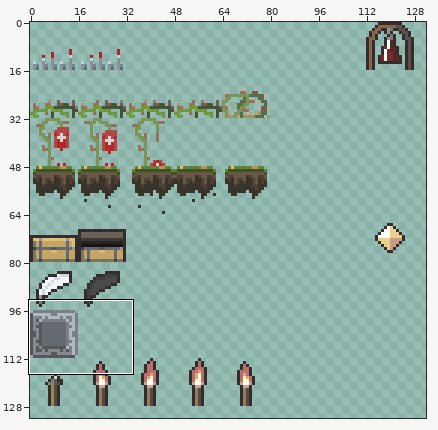
One commit to this sprite sheet: src/assets/img/Objects.png. The picture above shows the old version from afar; the outline marks the close-up.
Close-up. Before:
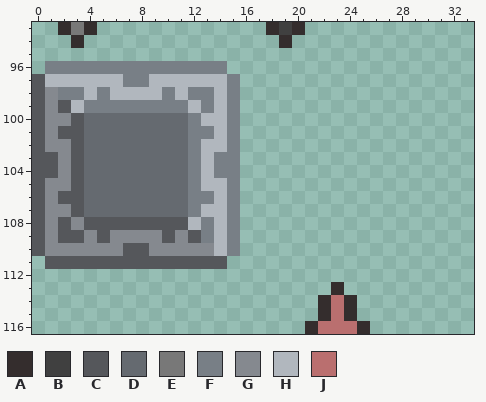
The file is 128x128 pixels. Colours within 5 levels of each other are drawn and written as one. Shown: x 0..33, y 93..116. The old version is drawn lined up with the new one, on the new canvas. The wide view leaves out empty margins.
Palette (. is transparent): A #342d2d  B #404040  C #55575b  D #656a70  E #787878  F #787f86  G #85898f  H #b1b7be  J #ba6f6f
Pixels before, first column x 0:
 93 ..AEA.............ABA.....
 94 ...A...............A......
 95 ..........................
 96 .FFFFFFFFFFFFFF...........
 97 CHHHHHHFFHHHHHHF..........
 98 CGFFHFHHHHFHFFHF..........
 99 CGCHFFFFFFFFHFHF..........
100 CGGCDDDDDDDDFHHF..........
101 CGCCDDDDDDDDFFHF..........
102 CGGCDDDDDDDDFHHF..........
103 CCGCDDDDDDDDFHFF..........
104 CCGCDDDDDDDDFHFF..........
105 CGGCDDDDDDDDFHHF..........
106 CGCCDDDDDDDDFFHF..........
107 CGGCDDDDDDDDFHHF..........
108 CGCGCCCCCCCCHFHF..........
109 CGCCGCGGGGCGCFHF..........
110 CGGGGGGCCGGGGGHF..........
111 .CCCCCCCCCCCCCC...........
112 ..........................
113 .......................A..
114 ......................AJA.
115 ......................AJA.
116 .....................AJJJA
Now the later version:
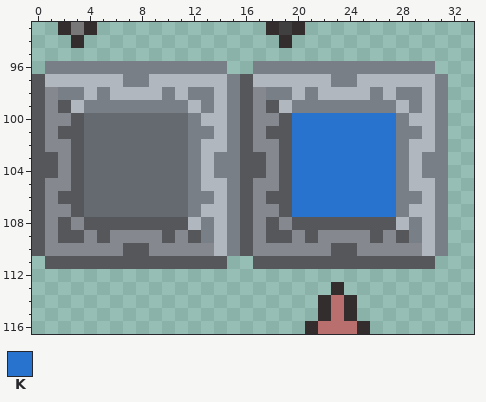
Colours new in this view: K #2873ce
The exact change:
canvas 128x128 -> 256x256
Colour C is added in rows 97 to 98 at x 16; in row 99 at x 16 and 18; in row 100 at x 16 and 19; in row 101 at x 16 and 18 to 19; in row 102 at x 16 and 19; in rows 103 to 104 at x 16 to 17 and 19.
Colour C is added in row 105 at x 16 and 19; in row 106 at x 16 and 18 to 19; in row 107 at x 16 and 19; in row 108 at x 16, 18 and 20 to 27; in row 109 at x 16, 18 to 19, 21, 26 and 28; in row 110 at x 16 and 23 to 24.
Colour C is added in row 111 at x 17 to 30.
Colour F is added in row 96 at x 17 to 30; in row 97 at x 23 to 24 and 31; in row 98 at x 18 to 19, 21, 26, 28 to 29 and 31; in row 99 at x 20 to 27, 29 and 31; in row 100 at x 28 and 31; in row 101 at x 28 to 29 and 31.
Colour F is added in row 102 at x 28 and 31; in rows 103 to 104 at x 28 and 30 to 31; in row 105 at x 28 and 31; in row 106 at x 28 to 29 and 31; in row 107 at x 28 and 31; in rows 108 to 109 at x 29 and 31.
Colour F is added in row 110 at x 31.
Colour G is added in rows 98 to 99 at x 17; in row 100 at x 17 to 18; in row 101 at x 17; in row 102 at x 17 to 18; in rows 103 to 104 at x 18; in row 105 at x 17 to 18.
Colour G is added in row 106 at x 17; in row 107 at x 17 to 18; in row 108 at x 17 and 19; in row 109 at x 17, 20, 22 to 25 and 27; in row 110 at x 17 to 22 and 25 to 29.
Colour H is added in row 97 at x 17 to 22 and 25 to 30; in row 98 at x 20, 22 to 25, 27 and 30; in row 99 at x 19, 28 and 30; in row 100 at x 29 to 30; in row 101 at x 30; in row 102 at x 29 to 30.
Colour H is added in rows 103 to 104 at x 29; in row 105 at x 29 to 30; in row 106 at x 30; in row 107 at x 29 to 30; in row 108 at x 28 and 30; in rows 109 to 110 at x 30.
Colour K is added in rows 100 to 107 at x 20 to 27.
Boxes around the changes in both close-ups, in picture pixels (x1, y1, x2, y2):
added: (240, 61, 448, 269)
